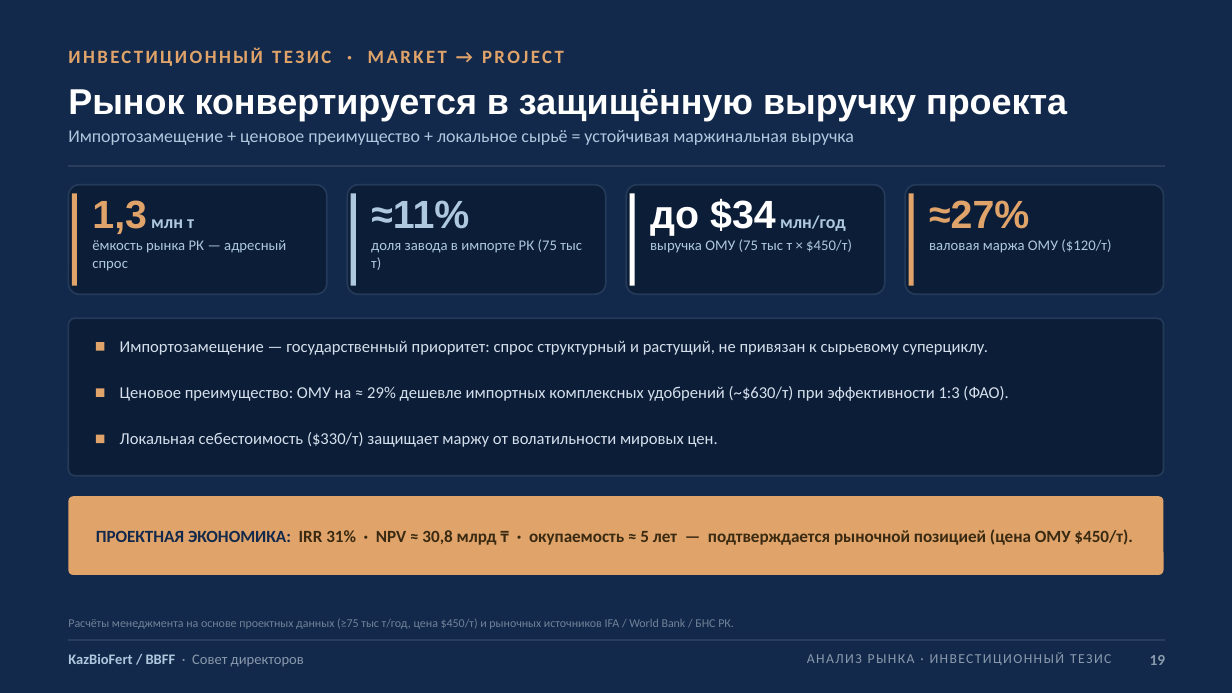
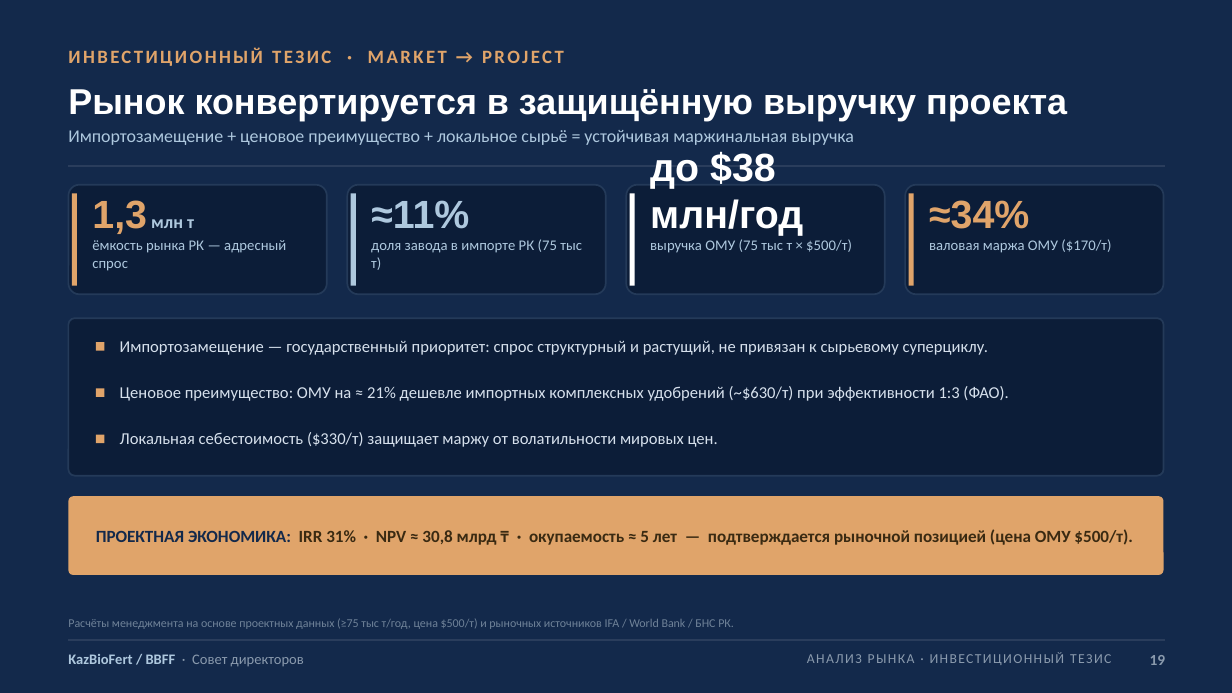
Before and after one commit to aoobakirov/board-presentation, a slide deck: slide 19 of KazBioFert_Board_Presentation_FINAL_20260709.pptx. Drawn at 1232x693 pixels with LibreOffice and Linux fonts; fonts in the diff are those of the drawing. Boxes give left, top, right and bottom in pixels: in the first picture for what was removed or moved away, otherwise in the second. Text is boxed around its words. In the diff, an @@ line names an element or a change of style, - is before the commit and + after.

```diff
--- a/KazBioFert_Board_Presentation_FINAL_20260709.pptx
+++ b/KazBioFert_Board_Presentation_FINAL_20260709.pptx
@@ text at box(650, 152, 803, 236): text changed; size 10.5 to 23 pt; font Calibri to Arial; text colour #AEC8DE to #FFFFFF @@
-до $34 млн/год
+до $38 млн/год
@@ text at box(929, 200, 1029, 229): text changed @@
-≈27%
+≈34%
@@ text at box(650, 239, 852, 253): text changed @@
-выручка ОМУ (75 тыс т × $450/т)
+выручка ОМУ (75 тыс т × $500/т)
@@ text at box(929, 239, 1111, 253): text changed @@
-валовая маржа ОМУ ($120/т)
+валовая маржа ОМУ ($170/т)
@@ text at box(120, 386, 1008, 401): text changed @@
-Ценовое преимущество: ОМУ на ≈ 29% дешевле импортных комплексных удобрений (~$630/т) при эффективности 1:3 (ФАО).
+Ценовое преимущество: ОМУ на ≈ 21% дешевле импортных комплексных удобрений (~$630/т) при эффективности 1:3 (ФАО).
@@ text at box(96, 529, 1132, 545): text changed @@
-ПРОЕКТНАЯ ЭКОНОМИКА: IRR 31% · NPV ≈ 30,8 млрд ₸ · окупаемость ≈ 5 лет — подтверждается рыночной позицией (цена ОМУ $450/т).
+ПРОЕКТНАЯ ЭКОНОМИКА: IRR 31% · NPV ≈ 30,8 млрд ₸ · окупаемость ≈ 5 лет — подтверждается рыночной позицией (цена ОМУ $500/т).
@@ text at box(68, 618, 734, 629): text changed @@
-Расчёты менеджмента на основе проектных данных (≥75 тыс т/год, цена $450/т) и рыночных источников IFA / World Bank / БНС РК.
+Расчёты менеджмента на основе проектных данных (≥75 тыс т/год, цена $500/т) и рыночных источников IFA / World Bank / БНС РК.
```
Also in this commit, not shown: 2 other slides changed, 1 other file.
